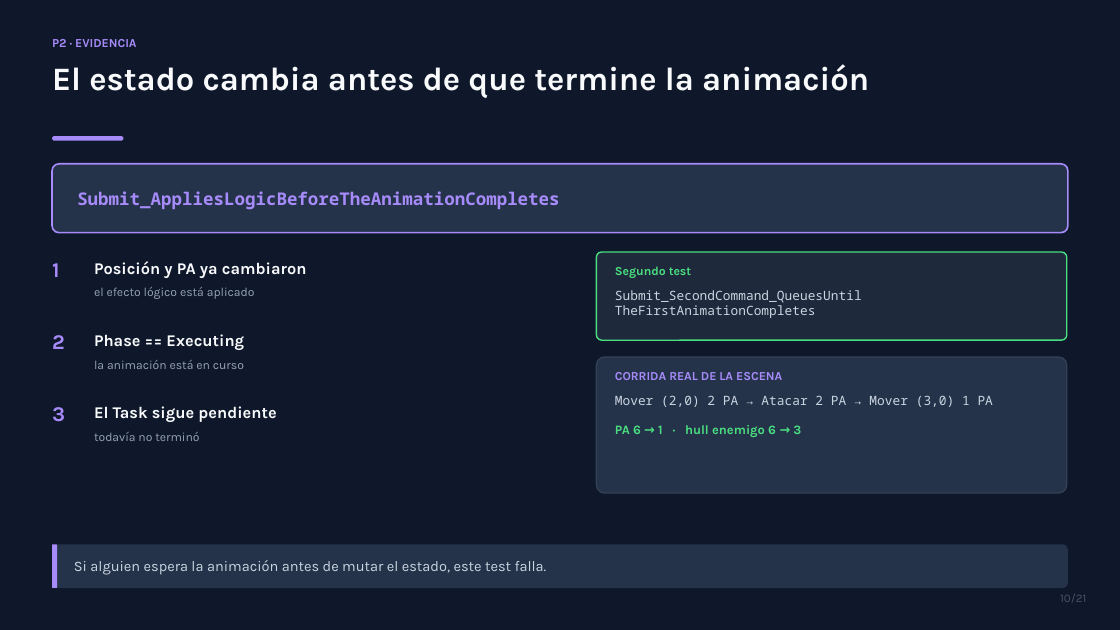
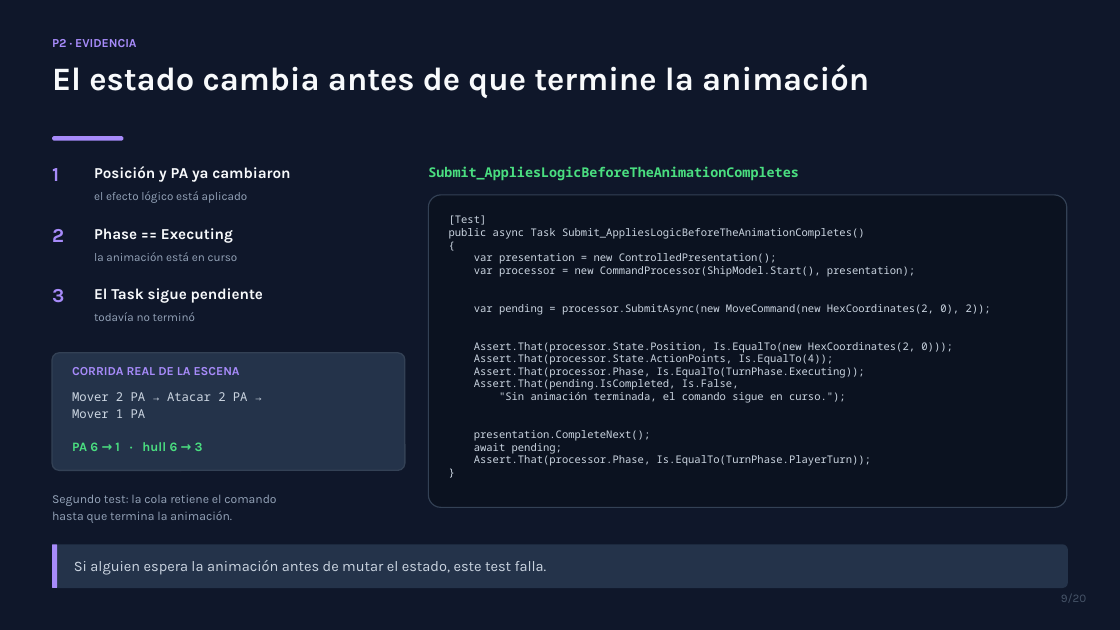
Before and after one commit to SenKetZu/HexPG, a slide deck: slide 9 of docs/presentacion/TP2-VoidHex-Tactics.pptx (slide 10 before the commit). Drawn at 1120x630 pixels with LibreOffice and Linux fonts; fonts in the diff are those of the drawing. Boxes give left, top, right and bottom in pixels: in the first picture for what was removed or moved away, otherwise in the second. Text is boxed around its words. In the diff, an @@ line names an element or a change of style, - is before the commit and + after.

Commit message:
Rebuild the deck: drop the layers slide, remove rubric phrasing, show the real test code

```diff
--- a/docs/presentacion/TP2-VoidHex-Tactics.pptx
+++ b/docs/presentacion/TP2-VoidHex-Tactics.pptx
@@ text "1": place and size @@
-text "1" at (52, 263, 59, 277)
+text "1" at (52, 168, 59, 181)
@@ rounded rectangle removed at (52, 164, 1068, 233) @@
@@ text "Posición y PA ya cambiaron": place and size @@
-text "Posición y PA ya cambiaron" at (94, 261, 307, 278)
+text "Posición y PA ya cambiaron" at (94, 166, 290, 182)
@@ text "Submit_AppliesLogicBeforeTheAnimationCompletes": place and size @@
-text "Submit_AppliesLogicBeforeTheAnimationCompletes" at (77, 191, 559, 210)
+text "Submit_AppliesLogicBeforeTheAnimationCompletes" at (428, 166, 798, 181)
@@ text "Submit_AppliesLogicBeforeTheAnimationCompletes" at (428, 166, 798, 181): size 15 to 11.5 pt, text colour #A78BFA to #4ADE80; vertical alignment middle to top @@
@@ text "el efecto lógico está aplicado": place and size @@
-text "el efecto lógico está aplicado" at (94, 287, 255, 299)
+text "el efecto lógico está aplicado" at (94, 191, 248, 203)
@@ rounded rectangle added at (429, 195, 1067, 507), fill #0B1220, outline #334155 1 pt @@
@@ text "2": place and size @@
-text "2" at (52, 335, 65, 349)
+text "2" at (52, 229, 64, 242)
@@ text "Phase == Executing": place and size @@
-text "Phase == Executing" at (94, 334, 244, 350)
+text "Phase == Executing" at (94, 228, 233, 243)
@@ text added at (449, 215, 991, 466), 9 pt, text #CBD5E1 @@
+[Test]
+public async Task Submit_AppliesLogicBeforeTheAnimationCompletes()
+{
+var presentation = new ControlledPresentation();
+var processor = new CommandProcessor(ShipModel.Start(), presentation);
+var pending = processor.SubmitAsync(new MoveCommand(new HexCoordinates(2, 0), 2));
+Assert.That(processor.State.Position, Is.EqualTo(new HexCoordinates(2, 0)));
+Assert.That(processor.State.ActionPoints, Is.EqualTo(4));
+Assert.That(processor.Phase, Is.EqualTo(TurnPhase.Executing));
+Assert.That(pending.IsCompleted, Is.False,
+"Sin animación terminada, el comando sigue en curso.");
+presentation.CompleteNext();
+await pending;
+Assert.That(processor.Phase, Is.EqualTo(TurnPhase.PlayerTurn));
+}
@@ text "la animación está en curso": place and size @@
-text "la animación está en curso" at (94, 360, 244, 369)
+text "la animación está en curso" at (94, 252, 238, 261)
@@ rounded rectangle removed at (597, 252, 1067, 340) @@
@@ text removed at (615, 266, 691, 278) @@
-Segundo test
@@ size 18 to 17 pt in 3 elements at (52, 168, 59, 181), (52, 229, 64, 242), (52, 289, 64, 303) @@
@@ text "3": place and size @@
-text "3" at (52, 407, 65, 422)
+text "3" at (52, 289, 64, 303)
@@ size 14 to 13 pt in 3 elements at (94, 166, 290, 182), (94, 228, 233, 243), (94, 288, 263, 303) @@
@@ text "El Task sigue pendiente": place and size @@
-text "El Task sigue pendiente" at (94, 406, 276, 422)
+text "El Task sigue pendiente" at (94, 288, 263, 303)
@@ text removed at (615, 290, 862, 318) @@
-Submit_SecondCommand_QueuesUntil
-TheFirstAnimationCompletes
@@ size 10.5 to 10 pt in 3 elements at (94, 191, 248, 203), (94, 252, 238, 261), (94, 312, 195, 321) @@
@@ text "todavía no terminó": place and size @@
-text "todavía no terminó" at (94, 432, 199, 441)
+text "todavía no terminó" at (94, 312, 195, 321)
@@ rounded rectangle added at (52, 353, 405, 471), fill #24334A, outline #334155 1.1 pt @@
@@ rounded rectangle removed at (597, 357, 1067, 493) @@
@@ text "CORRIDA REAL DE LA ESCENA": place and size @@
-text "CORRIDA REAL DE LA ESCENA" at (615, 372, 782, 380)
+text "CORRIDA REAL DE LA ESCENA" at (72, 367, 240, 375)
@@ text at (72, 392, 248, 418): text changed; size 11 to 10.5 pt @@
-Mover (2,0) 2 PA → Atacar 2 PA → Mover (3,0) 1 PA
+Mover 2 PA → Atacar 2 PA →
+Mover 1 PA
@@ text at (72, 442, 203, 451): text changed @@
-PA 6 → 1 · hull enemigo 6 → 3
+PA 6 → 1 · hull 6 → 3
@@ text added at (52, 494, 276, 523), 10.5 pt, text #94A3B8 @@
+Segundo test: la cola retiene el comando
+hasta que termina la animación.
@@ text at (1061, 594, 1086, 602): text changed @@
-10/21
+9/20
```
Also in this commit, not shown: 18 other slides changed, 1 slide added, 2 slides removed, 2 other files.
